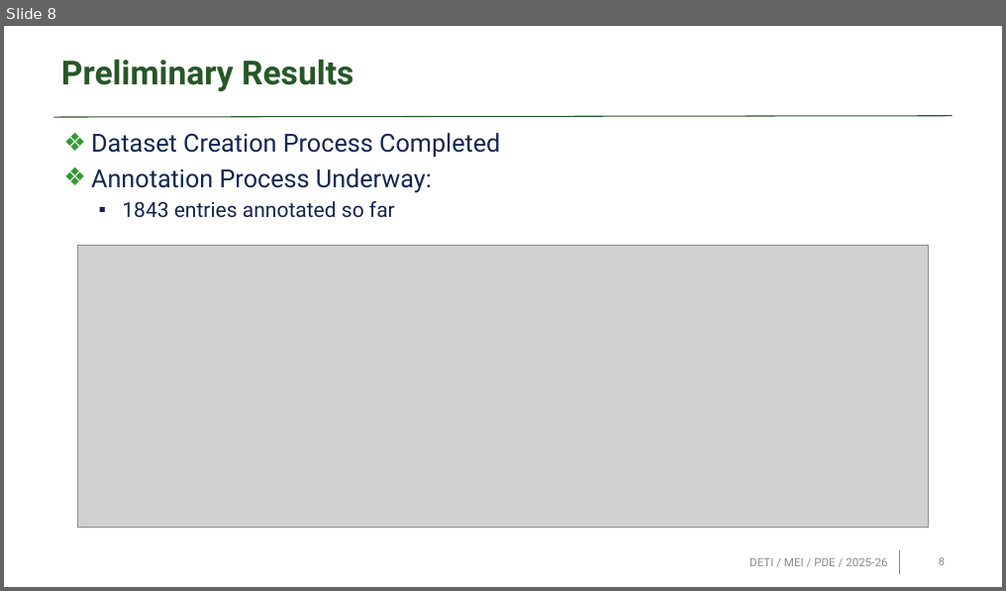
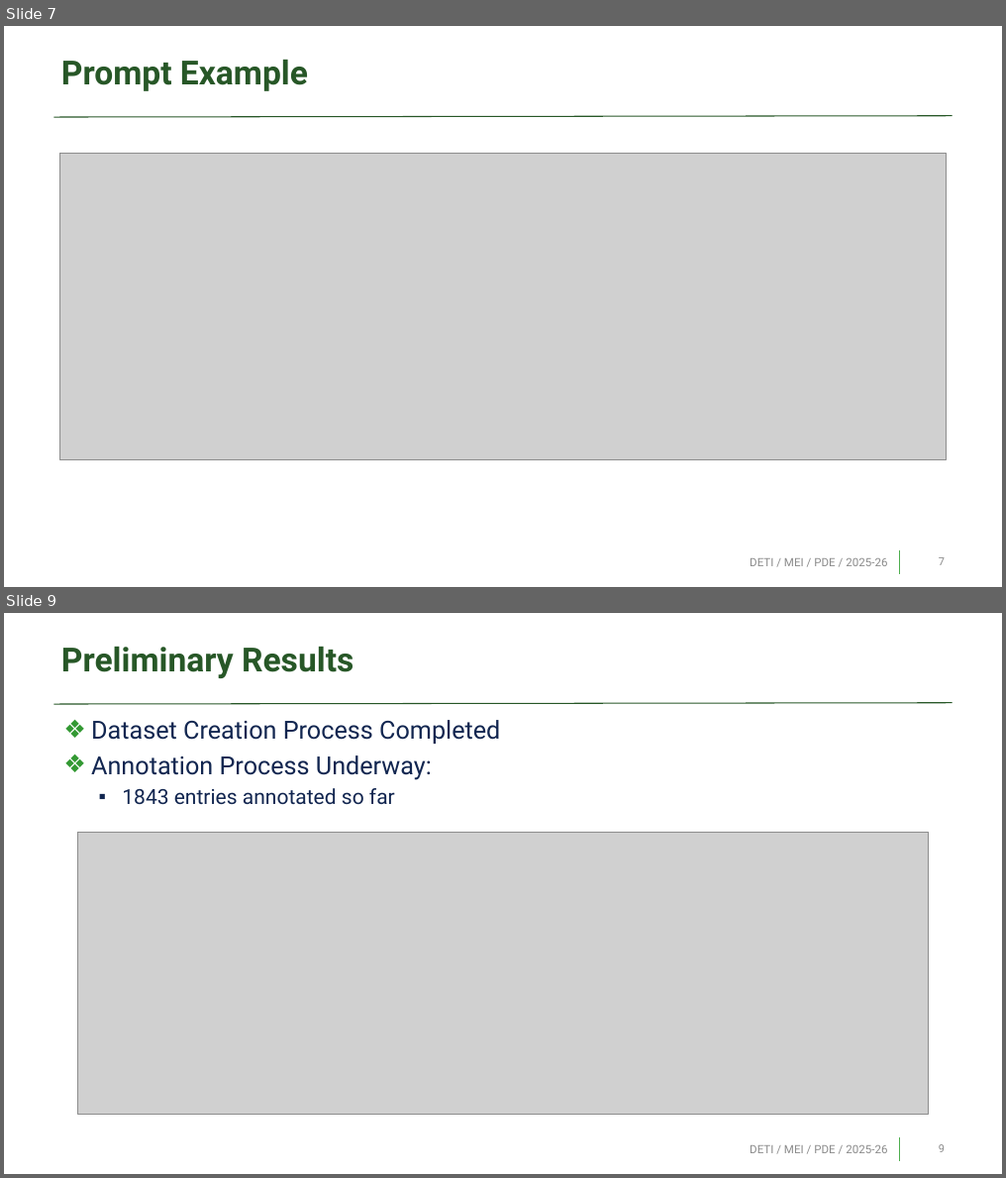
Before and after one commit to Pedrinho-Dev01/tese-phishing, a slide deck: sprints/pre_thesis.pptx. Shown one above the other, each under a label of ours: slide 8 before the commit, slides 7 and 9 after it; the slides between them are not shown. The pictures are 1006x591 and 1006x1178 pixels, drawn with LibreOffice and Linux fonts; fonts in the diff are those of the drawing; grey boxes stand for pictures; background and template pictures are left out. Boxes give left, top, right and bottom in pixels: in the first picture for what was removed or moved away, otherwise in the second. Text is boxed around its words. In the diff, an @@ line names an element or a change of style, - is before the commit and + after.

```diff
--- a/sprints/pre_thesis.pptx
+++ b/sprints/pre_thesis.pptx
@@ slide 7 added at <box>4,26,1002,587</box>, background #FFFFFF; not listed: 2 template elements that a slide beside it also shows @@
@@ title added at <box>61,59,308,91</box>, 32 pt, text #275727, bold @@
+Prompt Example
@@ picture added at <box>59,154,946,461</box> @@
@@ text added at <box>749,559,887,567</box>, 11 pt, text #8C8C8C @@
+DETI / MEI / PDE / 2025-26
@@ page number added at <box>939,558,944,566</box>, 10.5 pt, text #898989 @@
+7
@@ what was slide 8 is now slide 9 @@
```
Also in this commit, not shown: 7 slides changed, 3 other files.
